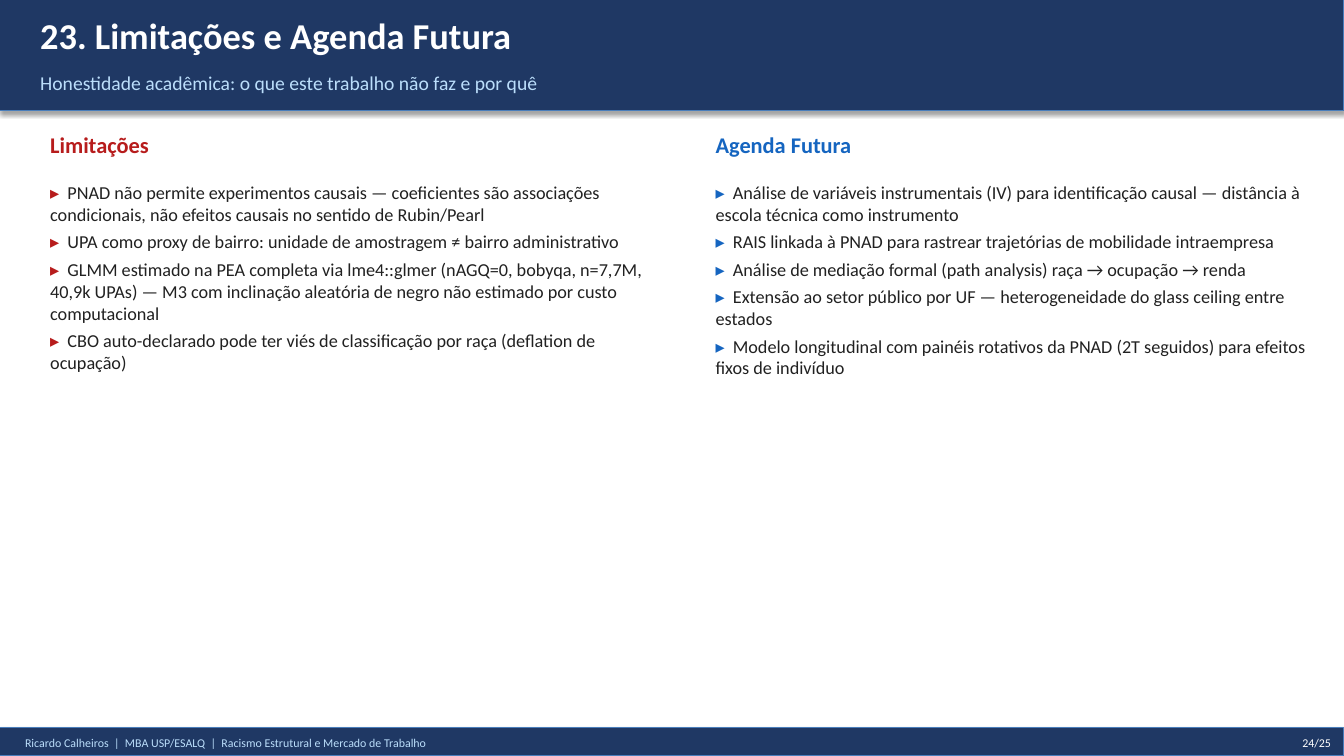
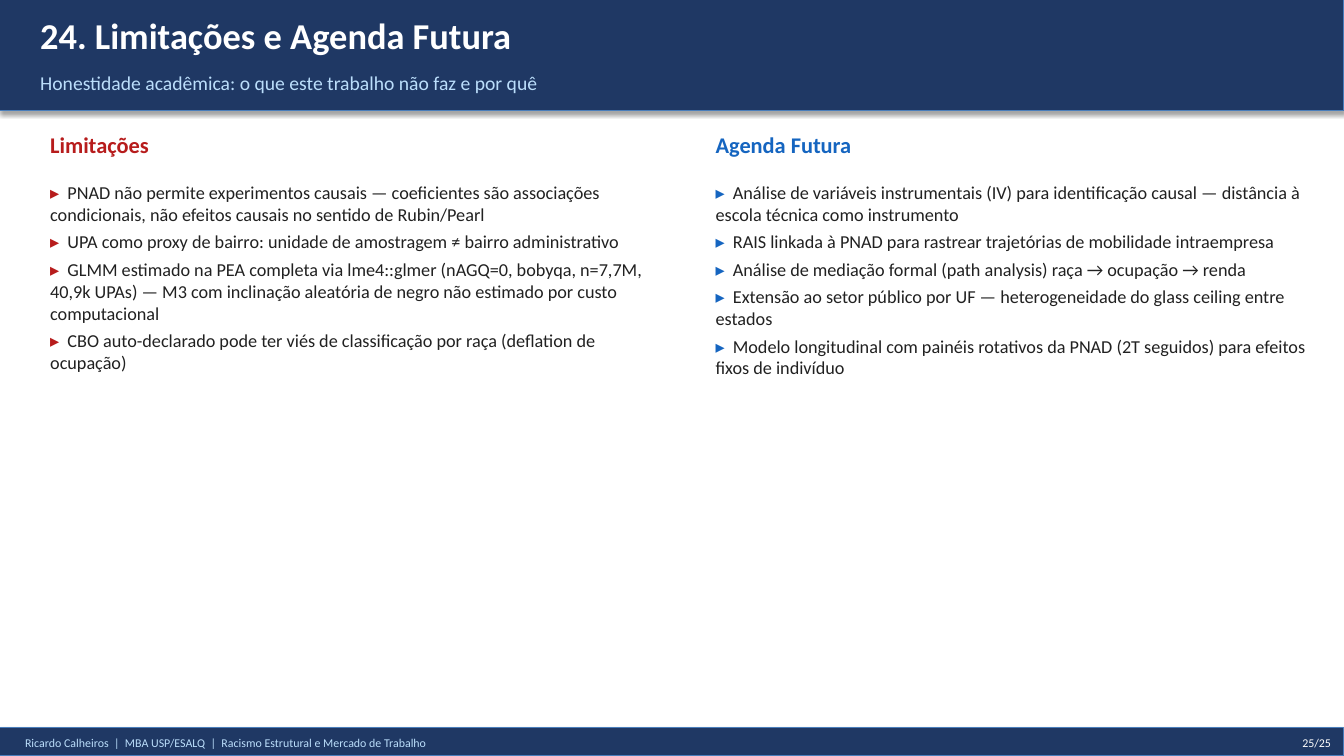
Before and after one commit to rickinrj-ux/ProjetoRacismoPNAD, a slide deck: slide 25 of apresentacao_tcc.pptx (slide 24 before the commit). Drawn at 1344x756 pixels with LibreOffice and Linux fonts; fonts in the diff are those of the drawing. Boxes give left, top, right and bottom in pixels: in the first picture for what was removed or moved away, otherwise in the second. Text is boxed around its words. In the diff, an @@ line names an element or a change of style, - is before the commit and + after.

```diff
--- a/apresentacao_tcc.pptx
+++ b/apresentacao_tcc.pptx
@@ text at bbox=[40, 23, 511, 55]: text changed @@
-23. Limitações e Agenda Futura
+24. Limitações e Agenda Futura
@@ text at bbox=[1302, 739, 1331, 748]: text changed @@
-24/25
+25/25
```
Also in this commit, not shown: 8 other slides changed, 1 slide added, 1 other file.
